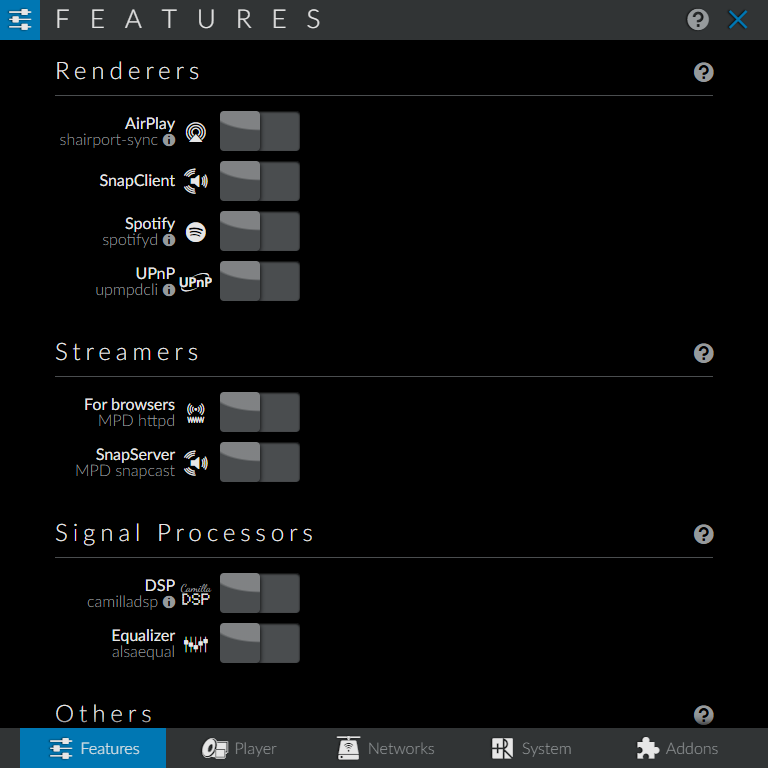
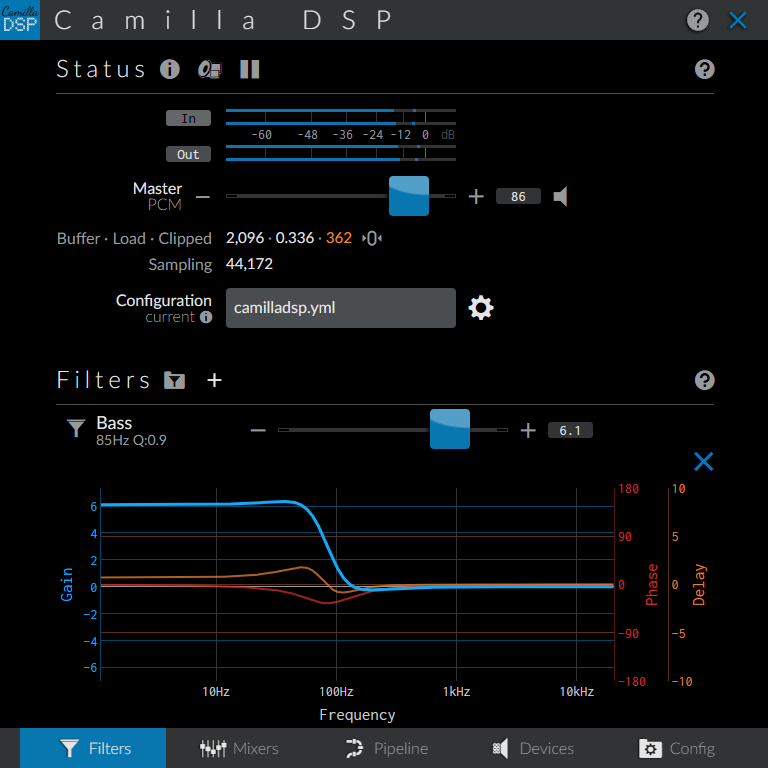
Comparing the layer stacks of the two 768x768 images. Changes:
showed "58", painted on it over [0, 0, 752, 768]
